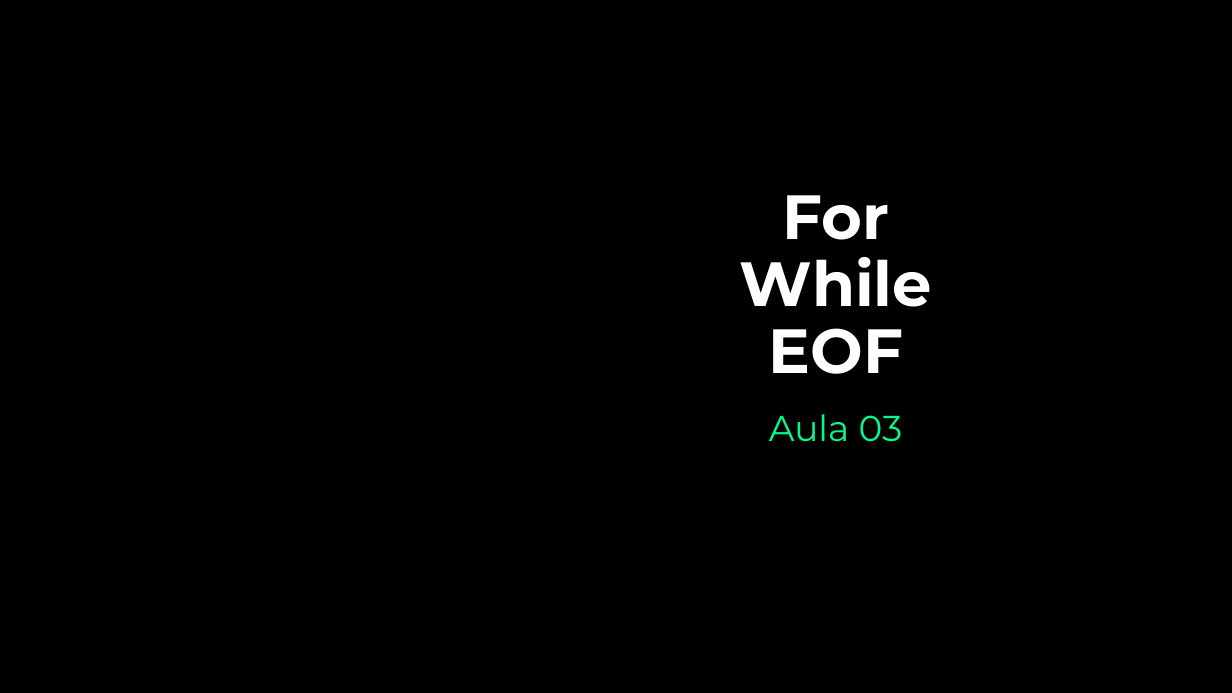
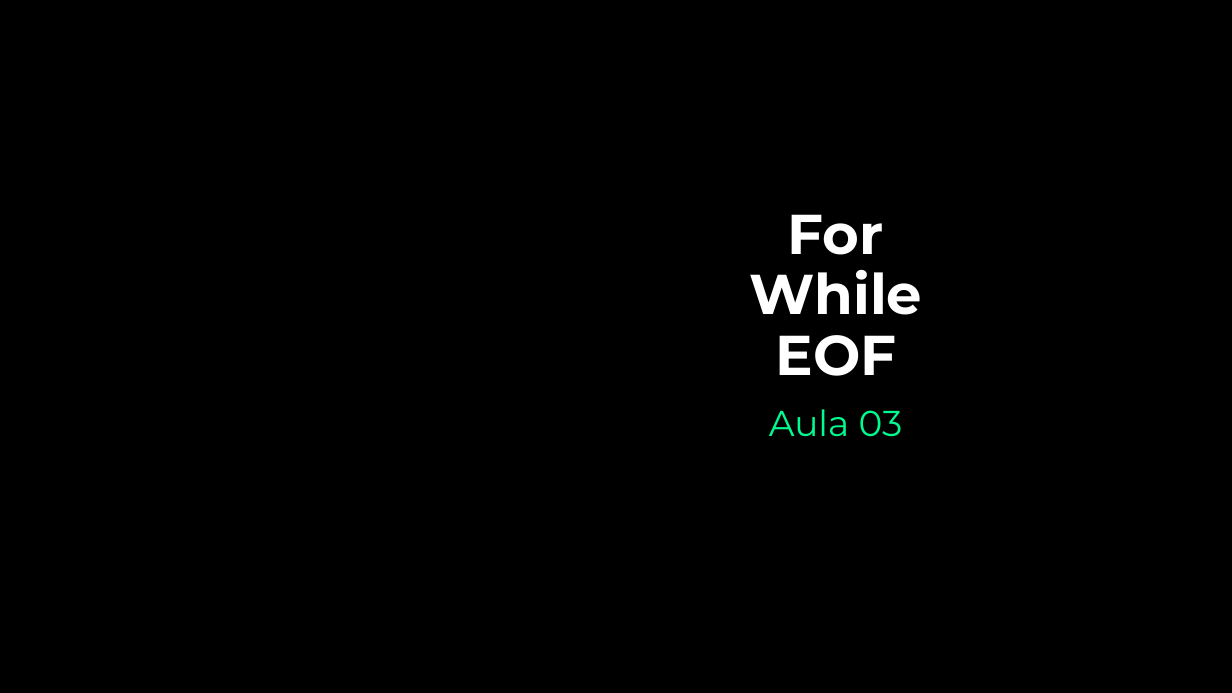
Before and after one commit to dfmoura/C--, a slide deck: slide 2 of UberHub/Aula 03 - Laços de Repetição 01.pptx. Drawn at 1232x693 pixels with LibreOffice and Linux fonts; fonts in the diff are those of the drawing; background and template pictures are left out. Boxes give left, top, right and bottom in pixels: in the first picture for what was removed or moved away, otherwise in the second. Text is boxed around its words. In the diff, an @@ line names an element or a change of style, - is before the commit and + after.

```diff
--- a/UberHub/Aula 03 - Laços de Repetição 01.pptx
+++ b/UberHub/Aula 03 - Laços de Repetição 01.pptx
@@ title "For While EOF" at (749,214,922,376): size 48.6 to 43.7 pt @@
@@ subtitle "Aula 03": place and size @@
-subtitle "Aula 03" at (769,414,903,442)
+subtitle "Aula 03" at (769,409,903,437)
```
Also in this commit, not shown: 2 other slides changed, 13 other files.
